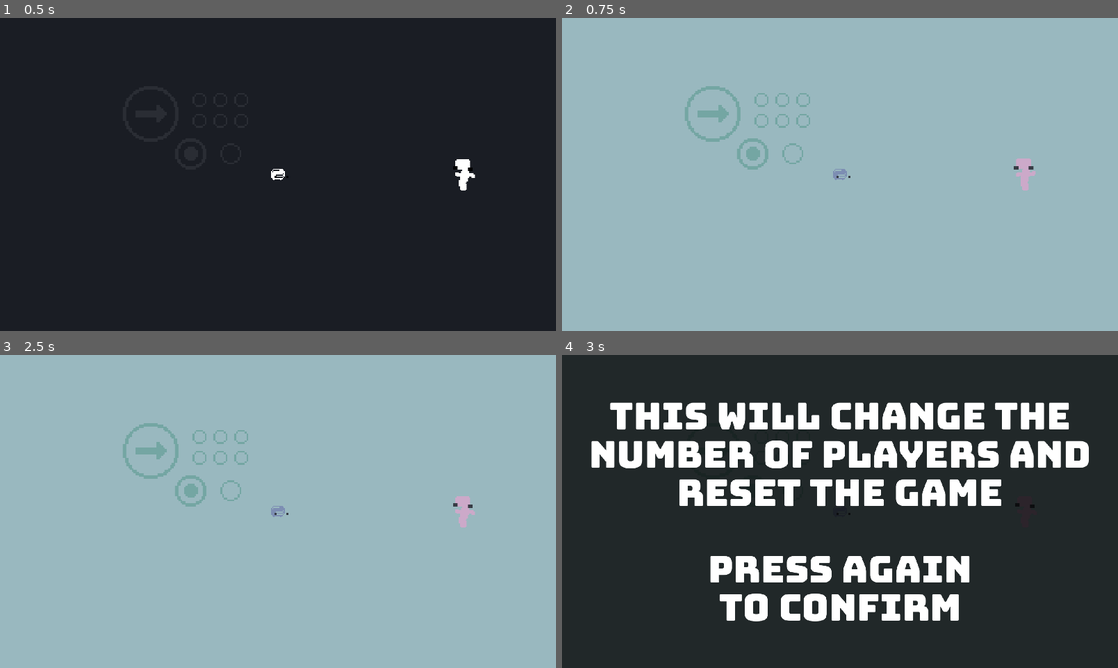
Above: before the commit, frames 1-4 (two rows, left to right).
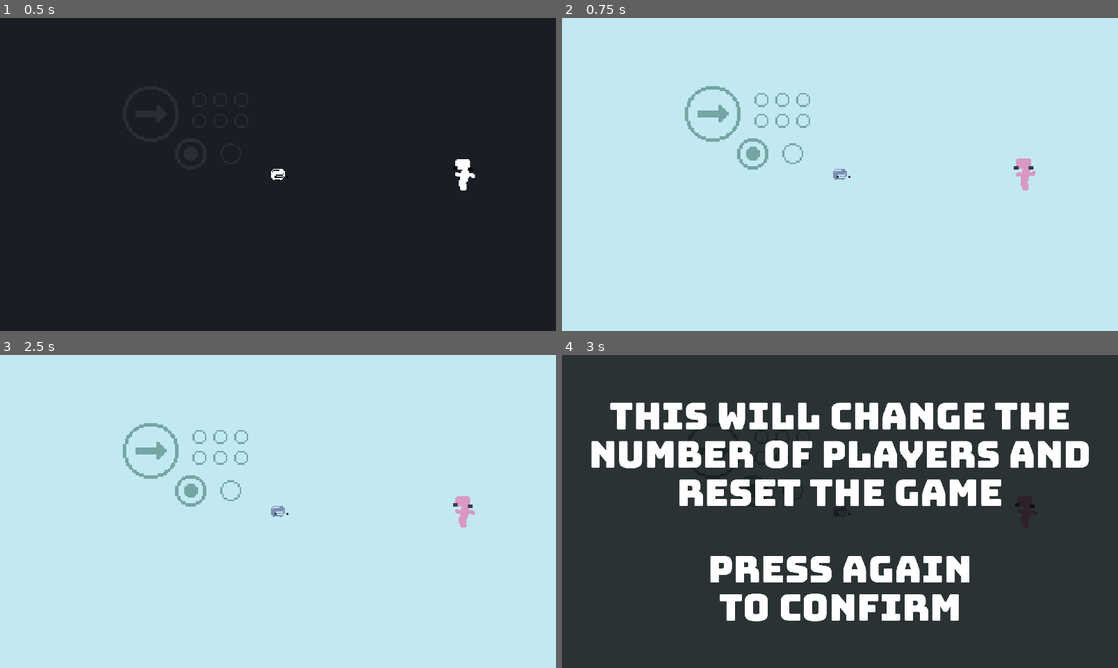
Above: after the commit, the same moments.

Repository: tm-nielsen/arcade-jam-2024
Game: Godot game, scene res://scenes/root.tscn
Two runs of this game, one before a commit and one after it. Both use one fixed random seed, a clock stepped at 60 frames per second and the inputs below.
Inputs (mouse positions are in pixels of both pictures, inside the frame that each line leads up to):
- Up to frame 1 (0.5 s): no input
- Up to frame 2 (0.75 s): move the mouse to (962, 158) at 0.52 s; hold 4 (toggle_palette_up) from 0.53 s (still down); tap 1 (select_1_player) at 0.6 s
- Up to frame 3 (2.5 s): tap Enter at 1.25 s; move the mouse to (166, 527) at 1.27 s; release 4 (toggle_palette_up) at 1.28 s; hold 3 (toggle_palette_down) 1.28-2.03 s; tap 2 (select_2_players) at 1.35 s; tap Space at 2 s; move the mouse to (333, 442) at 2.02 s; hold 4 (toggle_palette_up) from 2.03 s (still down); tap 1 (select_1_player) at 2.1 s
- Up to frame 4 (3 s): keep holding 4 (toggle_palette_up); tap Enter at 2.75 s; move the mouse to (812, 574) at 2.77 s; tap 2 (select_2_players) at 2.85 s

Frame 1 is identical in both runs. In frame 2, 99% of the frame differs, in the area x 0-100%, y 0-100%; in frame 3, 99%; in frame 4, less than 0.1%.

Commit message:
Adjusted palettes

Diff:
--- a/scenes/root.tscn
+++ b/scenes/root.tscn
@@ -28,18 +28,18 @@
 [sub_resource type="Resource" id="Resource_r1pfj"]
 script = ExtResource("9_koqyl")
 player_colour = Color(0.490196, 0.556863, 0.701961, 1)
-enemy_colour = Color(0.8, 0.662745, 0.788235, 1)
+enemy_colour = Color(0.85098, 0.596078, 0.764706, 1)
 black_colour = Color(0.216, 0.2349, 0.27, 1)
 accent_colour = Color(0.455, 0.65, 0.64025, 1)
-background_colour = Color(0.6, 0.72, 0.75, 1)
+background_colour = Color(0.76, 0.912, 0.95, 1)
 
 [sub_resource type="Resource" id="Resource_mgjw4"]
 script = ExtResource("9_koqyl")
 player_colour = Color(0.8, 0.778667, 0.48, 1)
-enemy_colour = Color(0.42, 0.7, 0.513333, 1)
+enemy_colour = Color(0.36, 0.6, 0.44, 1)
 black_colour = Color(0.405, 0.45, 0.27, 1)
 accent_colour = Color(0.66, 0.4884, 0.396, 1)
-background_colour = Color(0.662745, 0.662745, 0.662745, 1)
+background_colour = Color(0.84, 0.6216, 0.504, 1)
 
 [sub_resource type="Resource" id="Resource_l072l"]
 script = ExtResource("9_koqyl")
@@ -75,8 +75,8 @@
 
 [sub_resource type="Resource" id="Resource_ai8l7"]
 script = ExtResource("9_koqyl")
-player_colour = Color(0.639216, 0.768627, 0.737255, 1)
-enemy_colour = Color(0.94902, 0.905882, 0.788235, 1)
+player_colour = Color(0.4851, 0.63, 0.593775, 1)
+enemy_colour = Color(0.98, 0.935573, 0.8134, 1)
 black_colour = Color(0.254902, 0.235294, 0.345098, 1)
 accent_colour = Color(0.905882, 0.937255, 0.772549, 1)
 background_colour = Color(0.74902, 0.843137, 0.709804, 1)
